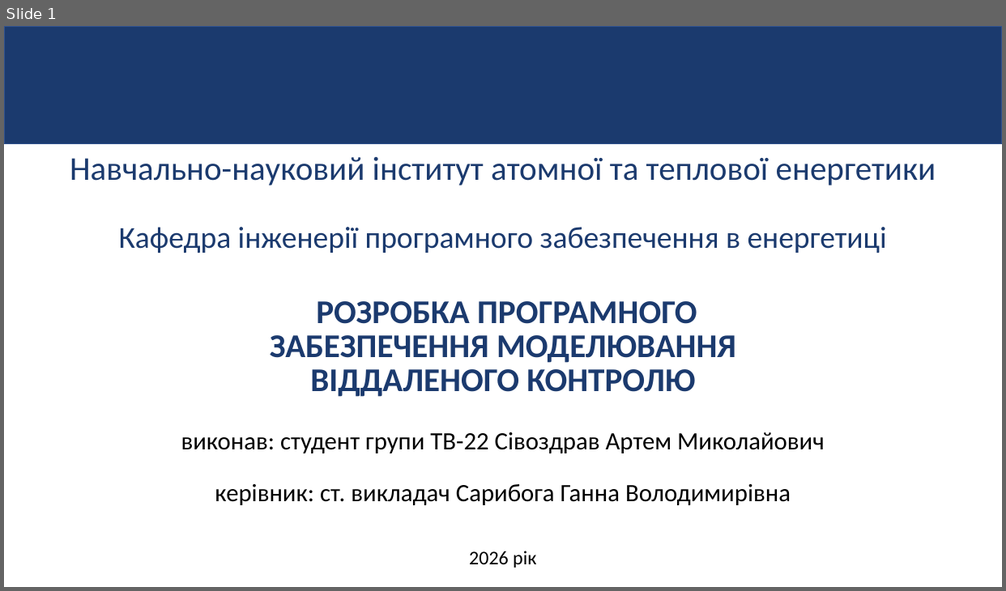
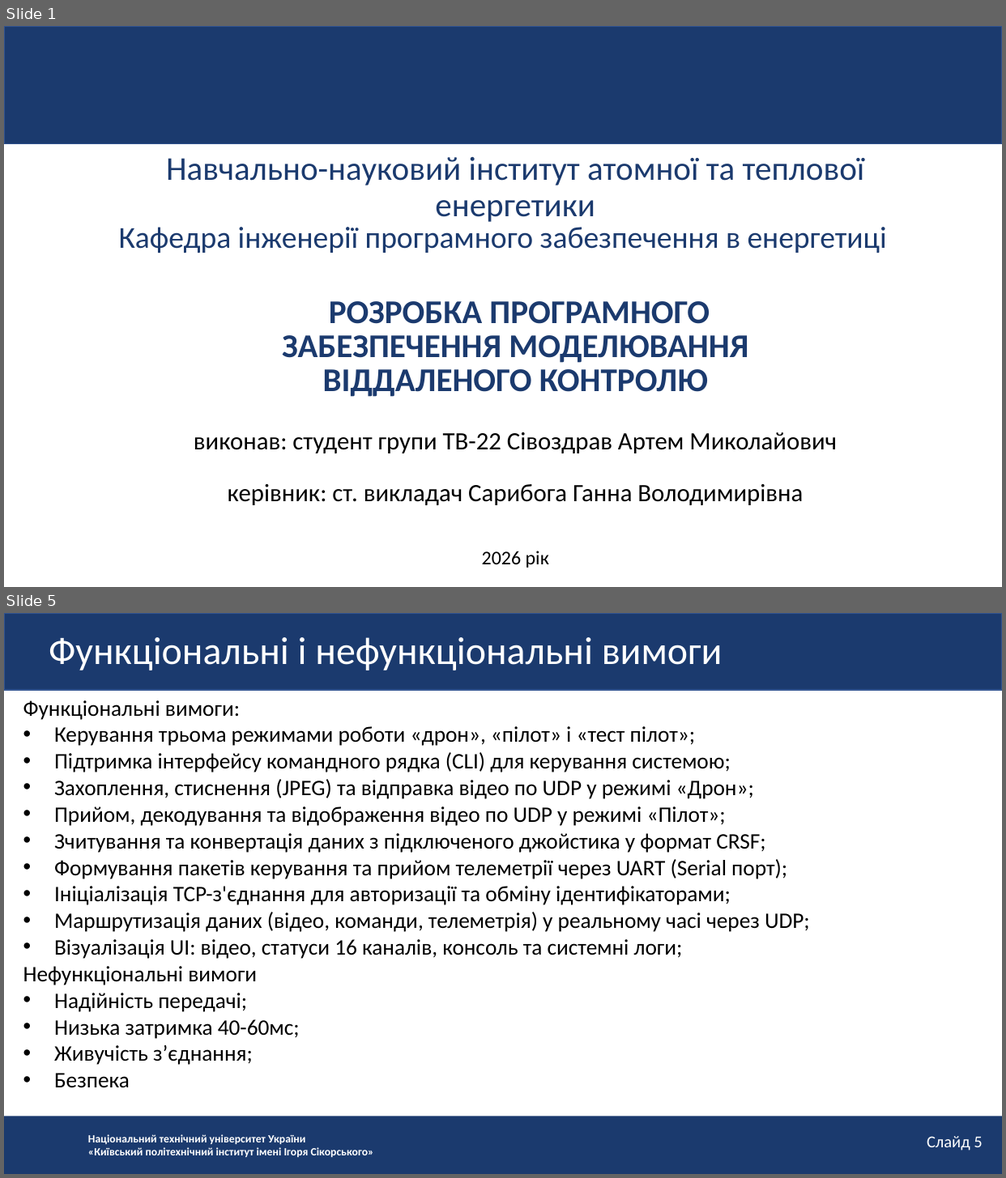
Before and after one commit to ArtemSivozdraw/diplom, a slide deck: Презентація на захист ПП Сівоздрав.pptx. Shown one above the other, each under a label of ours: slide 1 before the commit, slides 1 and 5 after it; the slides between them are not shown. The pictures are 1006x591 and 1006x1178 pixels, drawn with LibreOffice and Linux fonts; fonts in the diff are those of the drawing; background and template pictures are left out. Boxes give left, top, right and bottom in pixels: in the first picture for what was removed or moved away, otherwise in the second. Text is boxed around its words. In the diff, an @@ line names an element or a change of style, - is before the commit and + after.

```diff
--- a/Презентація на захист ПП Сівоздрав.pptx
+++ b/Презентація на захист ПП Сівоздрав.pptx
@@ slide 5 added at box(4, 613, 1002, 1174), background #FFFFFF @@
@@ rectangle added at box(4, 613, 1002, 690), fill #1B3A6E, outline #325490 1 pt @@
@@ text added at box(49, 637, 722, 671), 28 pt, text #FFFFFF @@
+Функціональні і нефункціональні вимоги
@@ text added at box(23, 700, 810, 1088), 16 pt, text #000000 @@
+Функціональні вимоги:
+• Керування трьома режимами роботи «дрон», «пілот» і «тест пілот»;
+• Підтримка інтерфейсу командного рядка (CLI) для керування системою;
+• Захоплення, стиснення (JPEG) та відправка відео по UDP у режимі «Дрон»;
+• Прийом, декодування та відображення відео по UDP у режимі «Пілот»;
+• Зчитування та конвертація даних з підключеного джойстика у формат CRSF;
+• Формування пакетів керування та прийом телеметрії через UART (Serial порт);
+• Ініціалізація TCP-з'єднання для авторизації та обміну ідентифікаторами;
+• Маршрутизація даних (відео, команди, телеметрія) у реальному часі через UDP;
+• Візуалізація UI: відео, статуси 16 каналів, консоль та системні логи;
+Нефункціональні вимоги
+• Надійність передачі;
+• Низька затримка 40-60мс;
+• Живучість з’єднання;
+• Безпека
@@ rectangle added at box(4, 1116, 1002, 1174), fill #1B3A6E @@
@@ text added at box(88, 1135, 374, 1157), 8 pt, text #FFFFFF, bold @@
+Національний технічний університет України
+«Київський політехнічний інститут імені Ігоря Сікорського»
@@ text added at box(927, 1136, 982, 1151), 12 pt, text #FFFFFF @@
+Слайд 5
@@ slide 1 changed as well @@
@@ less space between paragraphs in 6 elements at box(194, 433, 837, 454), box(228, 484, 803, 506), box(282, 301, 748, 397), box(482, 551, 549, 568), box(166, 156, 865, 222), box(119, 227, 887, 253) @@
```
Also in this commit, not shown: 1 other slide changed, 13 other slides added, 8 slides removed.
